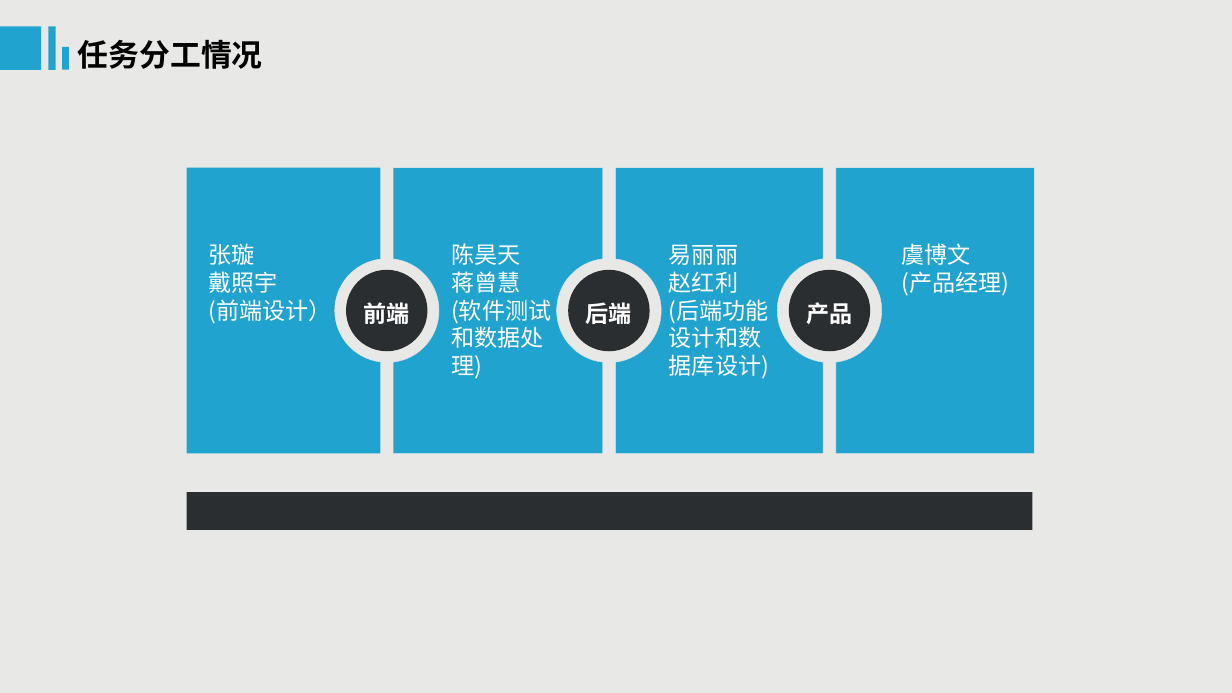
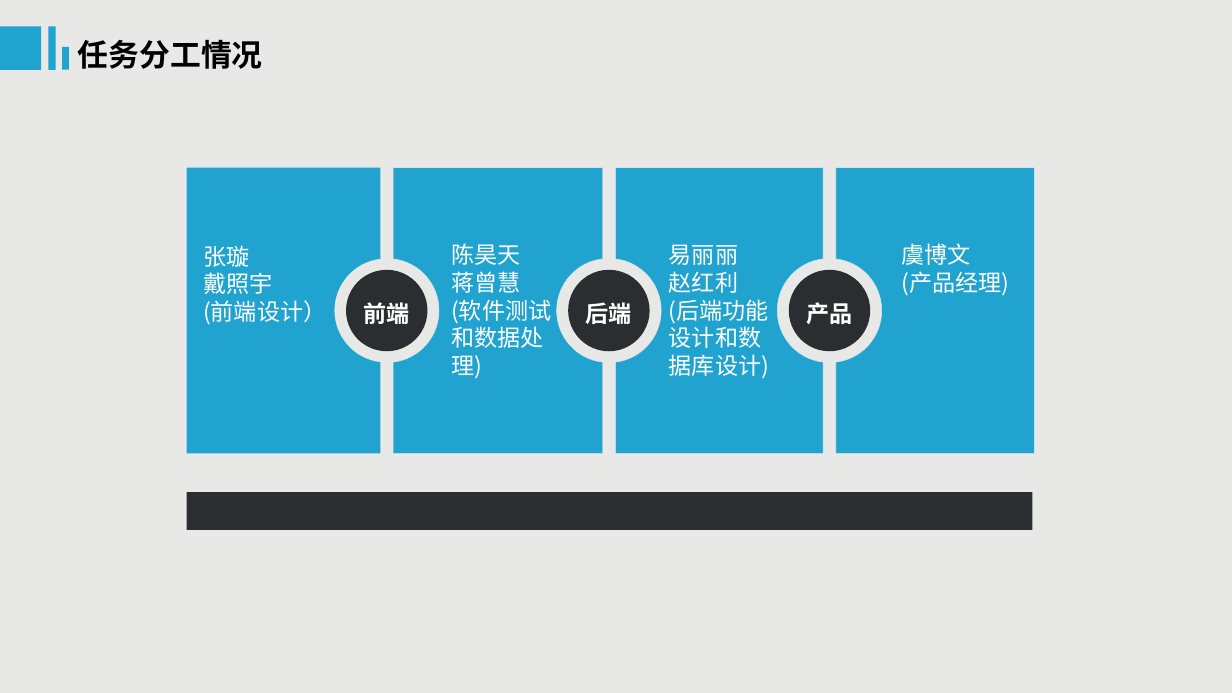
Before and after one commit to ArrayL/---, a slide deck: slide 8 of 第8组答辩2.pptx. Drawn at 1232x693 pixels with LibreOffice and Linux fonts; fonts in the diff are those of the drawing. Boxes give left, top, right and bottom in pixels: in the first picture for what was removed or moved away, otherwise in the second. Text is boxed around its words. In the diff, an @@ line names an element or a change of style, - is before the commit and + after.

```diff
--- a/第8组答辩2.pptx
+++ b/第8组答辩2.pptx
@@ text "张璇": place and size @@
-text "张璇" at [208, 243, 331, 324]
+text "张璇" at [203, 245, 326, 325]
```
Also in this commit, not shown: 2 other slides changed, 1 other file.
